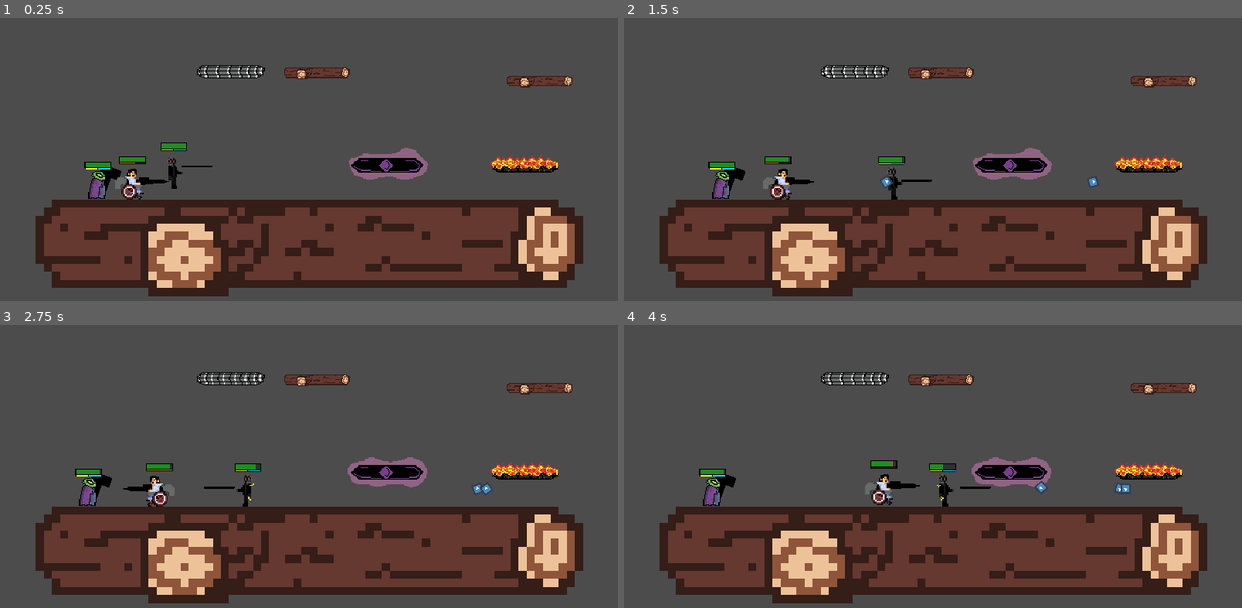
Above: before the commit, frames 1-4 (two rows, left to right).
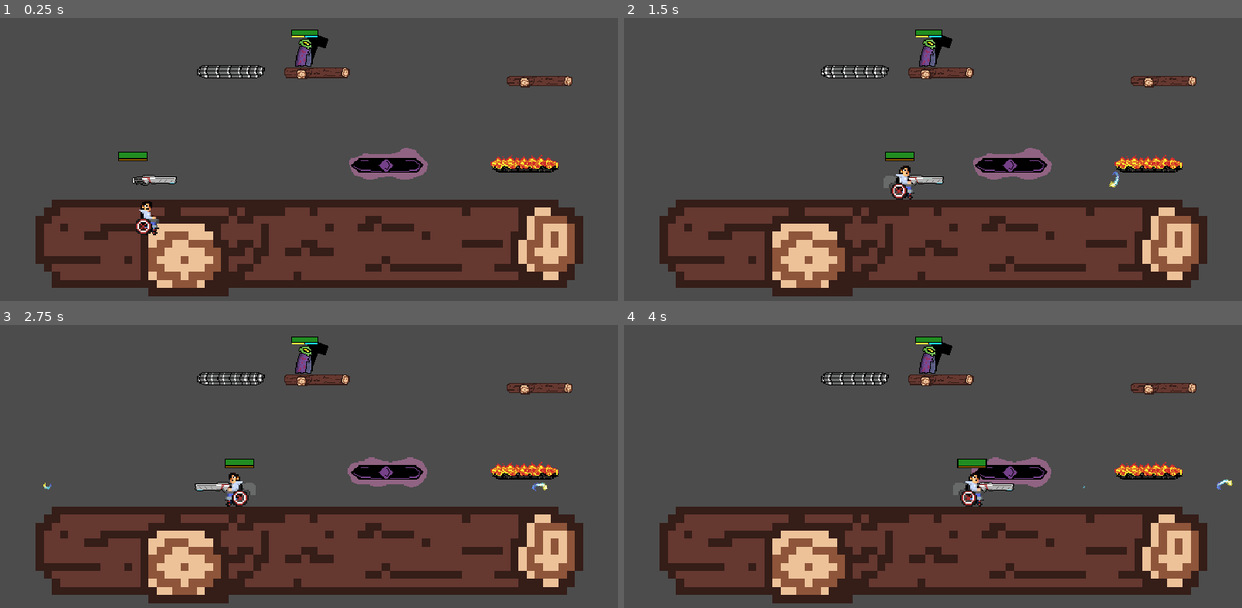
Above: after the commit, the same moments.

Repository: henryliuser/studio1
Game: Godot game, scene res://testStages/hennyTest1.tscn
The game is run twice, just before and just after one commit, with the same random seed, the same clock (stepped at 60 frames per second) and the same inputs. This scene is started directly instead of the project's main scene. The engine's default icon, where the game draws it, is replaced by a stand-in: a white triangle on a blue panel in a dark square.
Inputs (mouse positions are in pixels of both pictures, inside the frame that each line leads up to):
- Up to frame 1 (0.25 s): no input
- Up to frame 2 (1.5 s): move the mouse to (1068, 128) at 0.52 s; hold D (p1_right) from 0.53 s (still down); tap V (p1_fire) at 0.6, 1.35 s; move the mouse to (809, 162) at 1.27 s
- Up to frame 3 (2.75 s): move the mouse to (370, 375) at 2.02 s; release D (p1_right) at 2.03 s; hold A (p1_left) from 2.03 s (still down); tap V (p1_fire) at 2.1 s
- Up to frame 4 (4 s): move the mouse to (902, 520) at 2.77 s; release A (p1_left) at 2.78 s; hold D (p1_right) from 2.78 s (still down); tap V (p1_fire) at 2.85, 3.6 s; move the mouse to (1118, 503) at 3.52 s

The runs differ from the first frame. In frame 1, 2.1% of the frame differs, in the area x 13-54%, y 4-77%; in frame 2, 2.2%; in frame 3, 2.3%; in frame 4, 2.5%, in the area x 12-99%, y 4-65%.

Commit message:
added sprite support to boomer

Diff:
--- a/networking/ENetLobby.tscn
+++ b/networking/ENetLobby.tscn
@@ -47,23 +47,20 @@
 [node name="locals" type="Node2D" parent="."]
 
 [node name="local1" parent="locals" instance=ExtResource( 3 )]
-frame = 1
 
 [node name="local2" parent="locals" instance=ExtResource( 3 )]
 position = Vector2( 1620, 300 )
 scale = Vector2( -10, 10 )
-frame = 1
 localNum = 2
 
 [node name="local3" parent="locals" instance=ExtResource( 3 )]
 position = Vector2( 300, 800 )
-frame = 1
 localNum = 3
 
 [node name="local4" parent="locals" instance=ExtResource( 3 )]
 position = Vector2( 1620, 800 )
 scale = Vector2( -10, 10 )
-frame = 4
+frame = 0
 localNum = 4
 [connection signal="pressed" from="buttonHost" to="." method="_on_buttonHost_pressed"]
 [connection signal="pressed" from="buttonHost2" to="." method="_on_buttonHost2_pressed"]
--- a/players/walker.tscn
+++ b/players/walker.tscn
@@ -47,11 +47,11 @@
 position = Vector2( 0, 7.62939e-06 )
 
 [node name="Weapons" parent="." instance=ExtResource( 4 )]
+position = Vector2( 31.5263, -3.35799 )
 hoverPos = Vector2( 30, 0 )
 
 [node name="sniper" parent="Weapons" instance=ExtResource( 3 )]
-position = Vector2( 32.152, -30.9124 )
-scale = Vector2( 0.5, 0.5 )
+position = Vector2( 42.738, -32.0535 )
 
 [node name="player" type="KinematicBody2D" parent="."]
 scale = Vector2( 4, 4 )
@@ -75,7 +75,6 @@
 [node name="sprite" type="AnimatedSprite" parent="player"]
 frames = ExtResource( 2 )
 animation = "idle"
-frame = 2
 playing = true
 
 [node name="hurtbox" type="CollisionPolygon2D" parent="player"]
--- a/test/ShaderTest.tscn
+++ b/test/ShaderTest.tscn
@@ -1,13 +1,111 @@
-[gd_scene load_steps=4 format=2]
+[gd_scene load_steps=6 format=2]
 
 [ext_resource path="res://players/tools/walkerSprite.tres" type="SpriteFrames" id=1]
 [ext_resource path="res://icon.png" type="Texture" id=2]
 [ext_resource path="res://test/ShaderTest.tres" type="Material" id=3]
 
+[sub_resource type="Shader" id=1]
+code = "shader_type canvas_item;
+
+// Gonkee's burn & dissolve shader for Godot 3 - full tutorial https://youtu.be/1zvI-QOwny4
+// If you use this shader, I would prefer if you gave credit to me and my channel
+
+uniform vec4 ash : hint_color;
+uniform vec4 fire : hint_color;
+
+uniform int OCTAVES = 6;
+
+// values that need to be set from a script
+uniform float start_time = 9999999;
+uniform float duration = 1.0;
+
+float rand(vec2 coord){
+	return fract(sin(dot(coord, vec2(12.9898, 78.233)))* 43758.5453123);
+}
+
+float noise(vec2 coord){
+	vec2 i = floor(coord);
+	vec2 f = fract(coord);
+
+	// 4 corners of a rectangle surrounding our point
+	float a = rand(i);
+	float b = rand(i + vec2(1.0, 0.0));
+	float c = rand(i + vec2(0.0, 1.0));
+	float d = rand(i + vec2(1.0, 1.0));
+
+	vec2 cubic = f * f * (3.0 - 2.0 * f);
+
+	return mix(a, b, cubic.x) + (c - a) * cubic.y * (1.0 - cubic.x) + (d - b) * cubic.x * cubic.y;
+}
+
+float fbm(vec2 coord){
+	float value = 0.0;
+	float scale = 0.5;
+
+	for(int i = 0; i < OCTAVES; i++){
+		value += noise(coord) * scale;
+		coord *= 2.0;
+		scale *= 0.5;
+	}
+	return value;
+}
+
+vec4 burn(vec4 original, vec2 uv, float time) {
+
+	vec4 new_col = original; // value that will be returned
+
+	float noise = fbm(uv * 6.0);
+
+	float thickness = 0.1;
+	float outer_edge = (time - start_time) / duration;
+	float inner_edge = outer_edge + thickness;
+
+	// fade-in to the orange/black gradient
+	if (noise < inner_edge) {
+		float grad_factor = (inner_edge - noise) / thickness;
+		grad_factor = clamp(grad_factor, 0.0, 1.0);
+		vec4 fire_grad = mix(fire, ash, grad_factor);
+
+		float inner_fade = (inner_edge - noise) / 0.02;
+		inner_fade = clamp(inner_fade, 0.0, 1.0);
+
+		new_col = mix(new_col, fire_grad, inner_fade);
+	}
+
+	// fade-out of the black at the end of the gradient
+	if (noise < outer_edge) {
+		new_col.a = 1.0 - (outer_edge - noise) / 0.03;
+		new_col.a = clamp(new_col.a, 0.0, 1.0);
+	}
+
+	new_col.a *= original.a;
+	return new_col;
+}
+
+void fragment() {
+	vec4 tex = textureLod(TEXTURE, UV, 0.0);
+	COLOR = tex;
+
+//	theoretical shader manipulations
+//	COLOR.rgb /= 2.0;
+//	COLOR.g = 1.0 - COLOR.g;
+//	COLOR.rgb *= mod(UV.y, 0.2) / 0.2;
+
+	COLOR = burn(COLOR, UV, TIME);
+}"
+
+[sub_resource type="ShaderMaterial" id=2]
+shader = SubResource( 1 )
+shader_param/ash = null
+shader_param/fire = null
+shader_param/OCTAVES = 6
+shader_param/start_time = 1e+07
+shader_param/duration = 1.0
+
 [node name="ShaderTest" type="Node2D"]
 
 [node name="AnimatedSprite" type="AnimatedSprite" parent="."]
-material = ExtResource( 3 )
+material = SubResource( 2 )
 position = Vector2( 960, 540 )
 scale = Vector2( 10, 10 )
 frames = ExtResource( 1 )
--- a/testStages/hennyTest1.tscn
+++ b/testStages/hennyTest1.tscn
@@ -6,7 +6,6 @@
 [ext_resource path="res://players/shade.tscn" type="PackedScene" id=4]
 [ext_resource path="res://blocks/boostPlat.tscn" type="PackedScene" id=5]
 [ext_resource path="res://blocks/burnPlat.tscn" type="PackedScene" id=6]
-[ext_resource path="res://players/yosef.tscn" type="PackedScene" id=7]
 
 [node name="hennyTest1" type="Node2D"]
 position = Vector2( 1.38477, -1.3847 )
@@ -37,11 +36,9 @@
 velocity = Vector2( 0, 0 )
 
 [node name="shade" parent="." instance=ExtResource( 4 )]
-position = Vector2( 300, 635.539 )
+position = Vector2( 942.967, 232.894 )
 localNum = 2
 
 [node name="walker" parent="." instance=ExtResource( 2 )]
 position = Vector2( 400, 644.663 )
-
-[node name="yosef" parent="." instance=ExtResource( 7 )]
-position = Vector2( 535.629, 520.215 )
+scale = Vector2( 1.1, 1.1 )
--- a/weapons/boomerangSniper.gd
+++ b/weapons/boomerangSniper.gd
@@ -3,6 +3,8 @@
 func _physics_process(delta):
 #	global_position = get_global_mouse_position()
 	if Input.is_action_just_pressed("p1_fire"):
+		$sprite.play("fire")
+		yield(get_tree().create_timer(.3), "timeout")  # lined this shit first try
 		var q = load("res://weapons/projectiles/boomerang.tscn").instance()
 		q.global_position = $point.global_position
 		bulletList.push_back(q)
@@ -11,3 +13,8 @@
 	for q in bulletList:
 		if is_instance_valid(q) and q.has_method("unit"): # lmfao godot pls
 			q.ogPos = $point.global_position
+
+
+func _on_sprite_animation_finished():
+	if $sprite.animation == "fire":
+		$sprite.play("idle")
--- a/weapons/boomerangSniper.tscn
+++ b/weapons/boomerangSniper.tscn
@@ -1,37 +1,47 @@
-[gd_scene load_steps=3 format=2]
+[gd_scene load_steps=20 format=2]
 
-[ext_resource path="res://icon.png" type="Texture" id=1]
+[ext_resource path="res://assets/SniperBoomerang/SniperIdle/Sprite10-0001.png" type="Texture" id=1]
 [ext_resource path="res://weapons/boomerangSniper.gd" type="Script" id=2]
+[ext_resource path="res://assets/SniperBoomerang/SniperIdle/Sprite10-0002.png" type="Texture" id=3]
+[ext_resource path="res://assets/SniperBoomerang/SniperIdle/Sprite10-0003.png" type="Texture" id=4]
+[ext_resource path="res://assets/SniperBoomerang/SniperShot:Reload/Sprite10-0013.png" type="Texture" id=5]
+[ext_resource path="res://assets/SniperBoomerang/SniperShot:Reload/Sprite10-0015.png" type="Texture" id=6]
+[ext_resource path="res://assets/SniperBoomerang/SniperShot:Reload/Sprite10-0005.png" type="Texture" id=7]
+[ext_resource path="res://assets/SniperBoomerang/SniperShot:Reload/Sprite10-0007.png" type="Texture" id=8]
+[ext_resource path="res://assets/SniperBoomerang/SniperShot:Reload/Sprite10-0008.png" type="Texture" id=9]
+[ext_resource path="res://assets/SniperBoomerang/SniperShot:Reload/Sprite10-0009.png" type="Texture" id=10]
+[ext_resource path="res://assets/SniperBoomerang/SniperShot:Reload/Sprite10-0010.png" type="Texture" id=11]
+[ext_resource path="res://assets/SniperBoomerang/SniperShot:Reload/Sprite10-0012.png" type="Texture" id=12]
+[ext_resource path="res://assets/SniperBoomerang/SniperShot:Reload/Sprite10-0014.png" type="Texture" id=13]
+[ext_resource path="res://assets/SniperBoomerang/SniperShot:Reload/Sprite10-0016.png" type="Texture" id=14]
+[ext_resource path="res://assets/SniperBoomerang/SniperShot:Reload/Sprite10-0017.png" type="Texture" id=15]
+[ext_resource path="res://assets/SniperBoomerang/SniperShot:Reload/Sprite10-0004.png" type="Texture" id=16]
+[ext_resource path="res://assets/SniperBoomerang/SniperShot:Reload/Sprite10-0006.png" type="Texture" id=17]
+[ext_resource path="res://assets/SniperBoomerang/SniperShot:Reload/Sprite10-0011.png" type="Texture" id=18]
+
+[sub_resource type="SpriteFrames" id=1]
+animations = [ {
+"frames": [ ExtResource( 1 ), ExtResource( 3 ), ExtResource( 4 ) ],
+"loop": true,
+"name": "idle",
+"speed": 2.0
+}, {
+"frames": [ ExtResource( 16 ), ExtResource( 7 ), ExtResource( 17 ), ExtResource( 8 ), ExtResource( 9 ), ExtResource( 10 ), ExtResource( 11 ), ExtResource( 18 ), ExtResource( 12 ), ExtResource( 5 ), ExtResource( 13 ), ExtResource( 6 ), ExtResource( 14 ), ExtResource( 15 ) ],
+"loop": true,
+"name": "fire",
+"speed": 20.0
+} ]
 
 [node name="sniper" type="Node2D"]
-modulate = Color( 0, 0, 0, 1 )
-position = Vector2( 122.58, 54.4918 )
+scale = Vector2( 2, 2 )
 script = ExtResource( 2 )
 
-[node name="icon" type="Sprite" parent="."]
-scale = Vector2( 3, 0.4 )
-texture = ExtResource( 1 )
-
-[node name="icon2" type="Sprite" parent="icon"]
-position = Vector2( -10.8879, -54.371 )
-scale = Vector2( 0.333333, 0.5 )
-texture = ExtResource( 1 )
-
-[node name="icon3" type="Sprite" parent="icon"]
-position = Vector2( 26.6667, 0 )
-scale = Vector2( 0.333333, 0.5 )
-texture = ExtResource( 1 )
-
-[node name="icon5" type="Sprite" parent="icon"]
-position = Vector2( 30, 0 )
-scale = Vector2( 0.333333, 0.25 )
-texture = ExtResource( 1 )
-
-[node name="icon4" type="Sprite" parent="icon"]
-position = Vector2( -19.5722, 39.2755 )
-rotation = 1.31928
-scale = Vector2( 0.23777, 0.889741 )
-texture = ExtResource( 1 )
+[node name="sprite" type="AnimatedSprite" parent="."]
+frames = SubResource( 1 )
+animation = "idle"
+frame = 2
+playing = true
 
 [node name="point" type="Position2D" parent="."]
-position = Vector2( 122, 0 )
+position = Vector2( 30, 0 )
+[connection signal="animation_finished" from="sprite" to="." method="_on_sprite_animation_finished"]
--- a/weapons/projectiles/boomerang.gd
+++ b/weapons/projectiles/boomerang.gd
@@ -10,13 +10,15 @@
 var reached = false
 
 func _ready():
+	$sprite.play("start")
 	target += global_position
 
 func _physics_process(delta):
-	var final = false
+	var final = false  # this is to make sure it actually reaches end
+	var end = false  # this is to tell AnimatedSprite to play end anim
 	speed /= guesSpeed
 	time += 1
-	rotation_degrees += 500*delta
+	rotation_degrees += 200*delta
 	var gap = target - global_position
 	if speed < 0.5:
 		reached = true
@@ -24,8 +26,10 @@
 	if reached:
 		speed *= guesSpeed*guesSpeed
 		gap = ogPos - global_position
+		if gap.abs() <= Vector2(300,300): $sprite.play("end")
 		if gap.abs() <= Vector2(100,100): final = true
 		if gap.abs() <= Vector2(20,20): queue_free()
+
 	if final:
 		global_position = lerp(global_position, ogPos, 0.3)
 	else: global_position += unit(gap)*speed
@@ -42,3 +46,8 @@
 
 func unit(v2):
 	return v2 / sqrt(v2.x*v2.x + v2.y*v2.y)
+
+
+func _on_sprite_animation_finished():
+	if $sprite.animation == "start":
+		$sprite.play("loop")
--- a/weapons/projectiles/boomerang.tscn
+++ b/weapons/projectiles/boomerang.tscn
@@ -1,11 +1,36 @@
-[gd_scene load_steps=4 format=2]
+[gd_scene load_steps=13 format=2]
 
-[ext_resource path="res://icon.png" type="Texture" id=1]
+[ext_resource path="res://assets/SniperBoomerang/Enerang/Sprite10-0018.png" type="Texture" id=1]
 [ext_resource path="res://weapons/projectiles/boomerang.gd" type="Script" id=2]
+[ext_resource path="res://assets/SniperBoomerang/Enerang/Sprite10-0021.png" type="Texture" id=3]
+[ext_resource path="res://assets/SniperBoomerang/Enerang/Sprite10-0025.png" type="Texture" id=4]
+[ext_resource path="res://assets/SniperBoomerang/Enerang/Sprite10-0024.png" type="Texture" id=5]
+[ext_resource path="res://assets/SniperBoomerang/Enerang/Sprite10-0019.png" type="Texture" id=6]
+[ext_resource path="res://assets/SniperBoomerang/Enerang/Sprite10-0020.png" type="Texture" id=7]
+[ext_resource path="res://assets/SniperBoomerang/Enerang/Sprite10-0023.png" type="Texture" id=8]
+[ext_resource path="res://assets/SniperBoomerang/Enerang/Sprite10-0026.png" type="Texture" id=9]
+[ext_resource path="res://assets/SniperBoomerang/Enerang/Sprite10-0022.png" type="Texture" id=10]
 
+[sub_resource type="SpriteFrames" id=1]
+animations = [ {
+"frames": [ ExtResource( 1 ), ExtResource( 6 ) ],
+"loop": false,
+"name": "start",
+"speed": 6.0
+}, {
+"frames": [ ExtResource( 4 ), ExtResource( 9 ) ],
+"loop": false,
+"name": "end",
+"speed": 6.0
+}, {
+"frames": [ ExtResource( 7 ), ExtResource( 3 ), ExtResource( 10 ), ExtResource( 8 ), ExtResource( 5 ) ],
+"loop": true,
+"name": "loop",
+"speed": 6.0
+} ]
 
-[sub_resource type="CircleShape2D" id=1]
-radius = 17.0
+[sub_resource type="CircleShape2D" id=2]
+radius = 24.0
 
 [node name="projectile" type="Area2D"]
 collision_layer = 9
@@ -14,11 +39,15 @@
 duration = -1
 knockback = Vector2( 100, 50 )
 
-[node name="icon" type="Sprite" parent="."]
-scale = Vector2( 0.5, 0.5 )
-texture = ExtResource( 1 )
+[node name="sprite" type="AnimatedSprite" parent="."]
+scale = Vector2( 2.5, 2.5 )
+frames = SubResource( 1 )
+animation = "loop"
+playing = true
 
 [node name="hitbox" type="CollisionShape2D" parent="."]
+position = Vector2( -3.37833, 1.99628 )
 rotation = 1.5708
-shape = SubResource( 1 )
+shape = SubResource( 2 )
 [connection signal="body_entered" from="." to="." method="_on_projectile_body_entered"]
+[connection signal="animation_finished" from="sprite" to="." method="_on_sprite_animation_finished"]
Binary file added: assets/SniperBoomerang/Enerang/Sprite10-0018.png
Not shown, added: assets/SniperBoomerang/Enerang/Sprite10-0018.png.import
Binary file added: assets/SniperBoomerang/Enerang/Sprite10-0019.png
Not shown, added: assets/SniperBoomerang/Enerang/Sprite10-0019.png.import
Binary file added: assets/SniperBoomerang/Enerang/Sprite10-0020.png
Not shown, added: assets/SniperBoomerang/Enerang/Sprite10-0020.png.import
Binary file added: assets/SniperBoomerang/Enerang/Sprite10-0021.png
Not shown, added: assets/SniperBoomerang/Enerang/Sprite10-0021.png.import
Binary file added: assets/SniperBoomerang/Enerang/Sprite10-0022.png
Not shown, added: assets/SniperBoomerang/Enerang/Sprite10-0022.png.import
Binary file added: assets/SniperBoomerang/Enerang/Sprite10-0023.png
Not shown, added: assets/SniperBoomerang/Enerang/Sprite10-0023.png.import
(and 42 more such lines)
